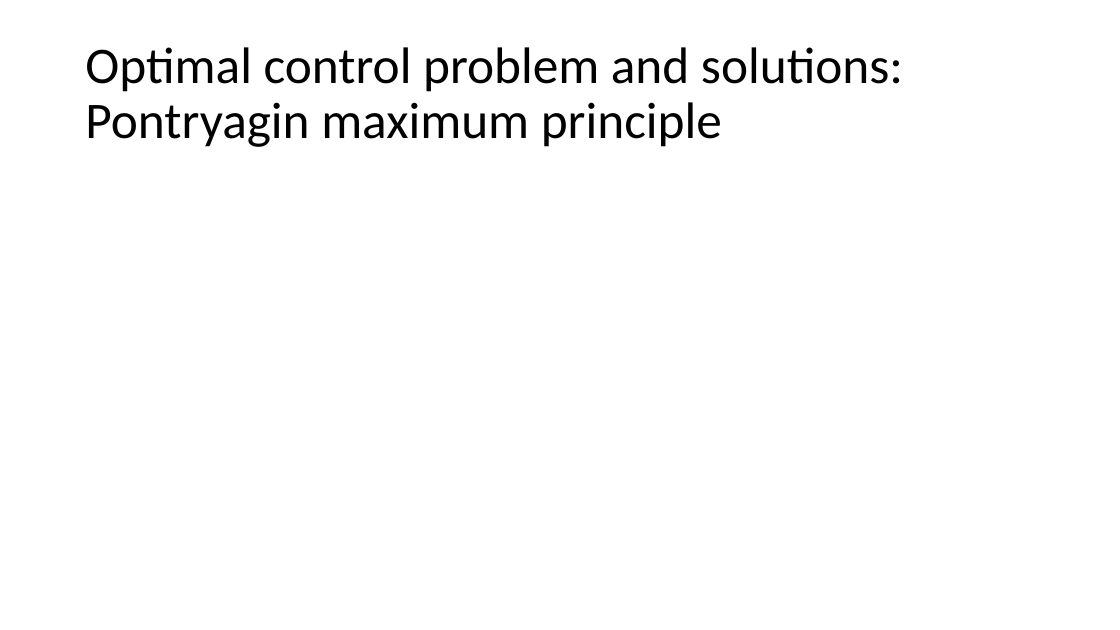
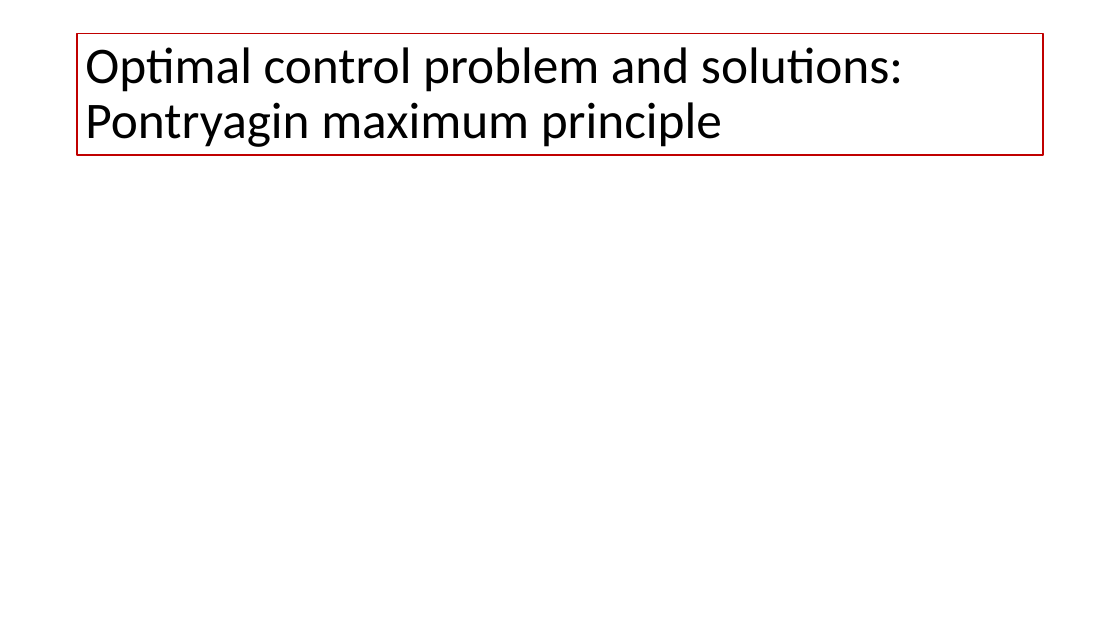
Before and after one commit to spbisc97/covid-optimal-control, a slide deck: slide 11 of PowerPoint/Optimal control strategies to prevent the hospital beds collapse during COVID-19 outbreak.pptx. Drawn at 1120x630 pixels with LibreOffice and Linux fonts; fonts in the diff are those of the drawing; grey boxes stand for pictures. Boxes give left, top, right and bottom in pixels: in the first picture for what was removed or moved away, otherwise in the second. Text is boxed around its words. In the diff, an @@ line names an element or a change of style, - is before the commit and + after.

```diff
--- a/PowerPoint/Optimal control strategies to prevent the hospital beds collapse during COVID-19 outbreak.pptx
+++ b/PowerPoint/Optimal control strategies to prevent the hospital beds collapse during COVID-19 outbreak.pptx
@@ title "Optimal control problem and solutions: ...": place and size @@
-title "Optimal control problem and solutions: ..." at (85,47,903,147)
+title "Optimal control problem and solutions: ..." at (77,34,1044,155)
@@ title "Optimal control problem and solutions: ..." at (77,34,1044,155): outline none to #C00000 1.5 pt @@
```
Also in this commit, not shown: 11 other slides changed, 8 slides added, 7 slides removed, 1 other file.
